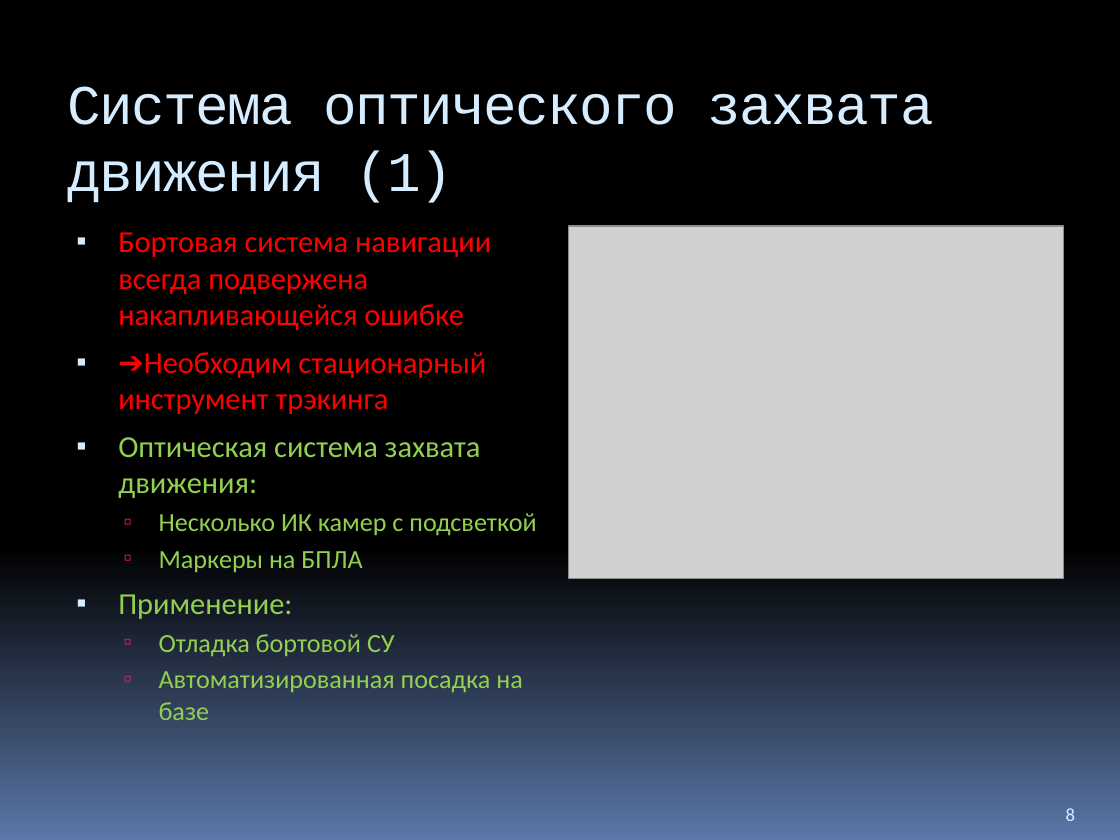
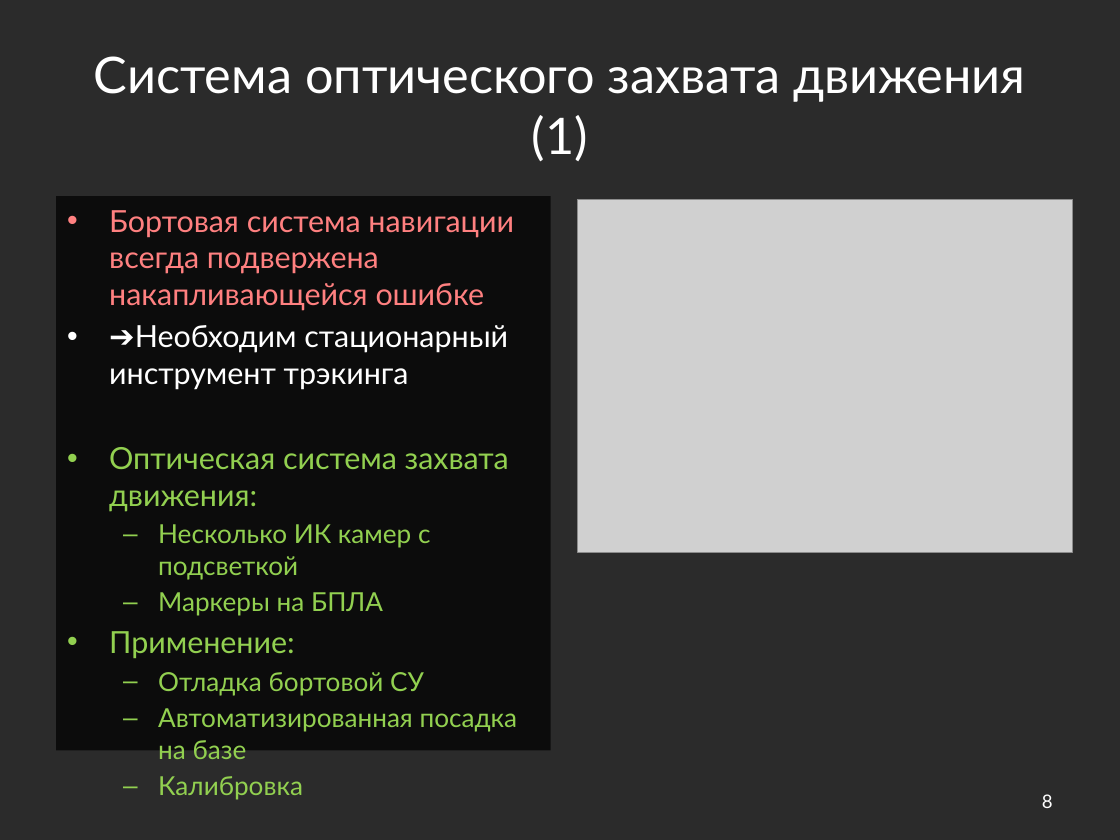
Before and after one commit to yaceq/quadro-xds, a slide deck: slide 8 of Docs/Medias2012.pptx. Drawn at 1120x840 pixels with LibreOffice and Linux fonts; fonts in the diff are those of the drawing; grey boxes stand for pictures; background and template pictures are left out; a plain dark background stands for a picture behind light text. Boxes give left, top, right and bottom in pixels: in the first picture for what was removed or moved away, otherwise in the second. Text is boxed around its words. In the diff, an @@ line names an element or a change of style, - is before the commit and + after.

```diff
--- a/Docs/Medias2012.pptx
+++ b/Docs/Medias2012.pptx
@@ background gradient #000000 to #5B77A8 to picture (left out) @@
@@ title "Система оптического захвата движения (1)": place and size @@
-title "Система оптического захвата движения (1)" at (67,86,934,203)
+title "Система оптического захвата движения (1)" at (94,56,1026,161)
@@ title "Система оптического захвата движения (1)" at (94,56,1026,161): size 36 to 32.4 pt, font Courier New to Lato, text colour #D6ECFF to #FFFFFF, letter spacing -1 to 0 pt; alignment left to centre; vertical alignment top to middle @@
@@ text at (56,196,551,750): paragraph added @@
+  – Калибровка
@@ text "Бортовая система навигации всегда подвержена ...": place and size @@
-text "Бортовая система навигации всегда подвержена ..." at (118,232,536,720)
+text "Бортовая система навигации всегда подвержена ..." at (56,196,551,750)
@@ text "Бортовая система навигации всегда подвержена ..." at (56,196,551,750): fill none to #000000 at 70% opacity @@
@@ picture: place and size @@
-picture at (569,226,1064,579)
+picture at (578,199,1073,552)
@@ text at (109,210,518,759): font Calibri to Lato; text colour #FF0000 to #FF8080 in "Бортовая система навигации всегда подвержена накапливающейся ..."; text colour #FF0000 to #FFFFFF in "➔Необходим стационарный инструмент трэкинга"; bullet ▪ to •; less space between paragraphs; bullet ▫ to – @@
@@ page number: place and size @@
-page number at (1066,808,1075,821)
+page number at (1042,794,1053,808)
@@ page number at (1042,794,1053,808): font Calibri to Lato, text colour #D6ECFF to #FFFFFF; alignment left to right; vertical alignment bottom to middle @@
```
Also in this commit, not shown: 11 other slides changed, 1 slide added, 1 slide removed, 1 other file.
